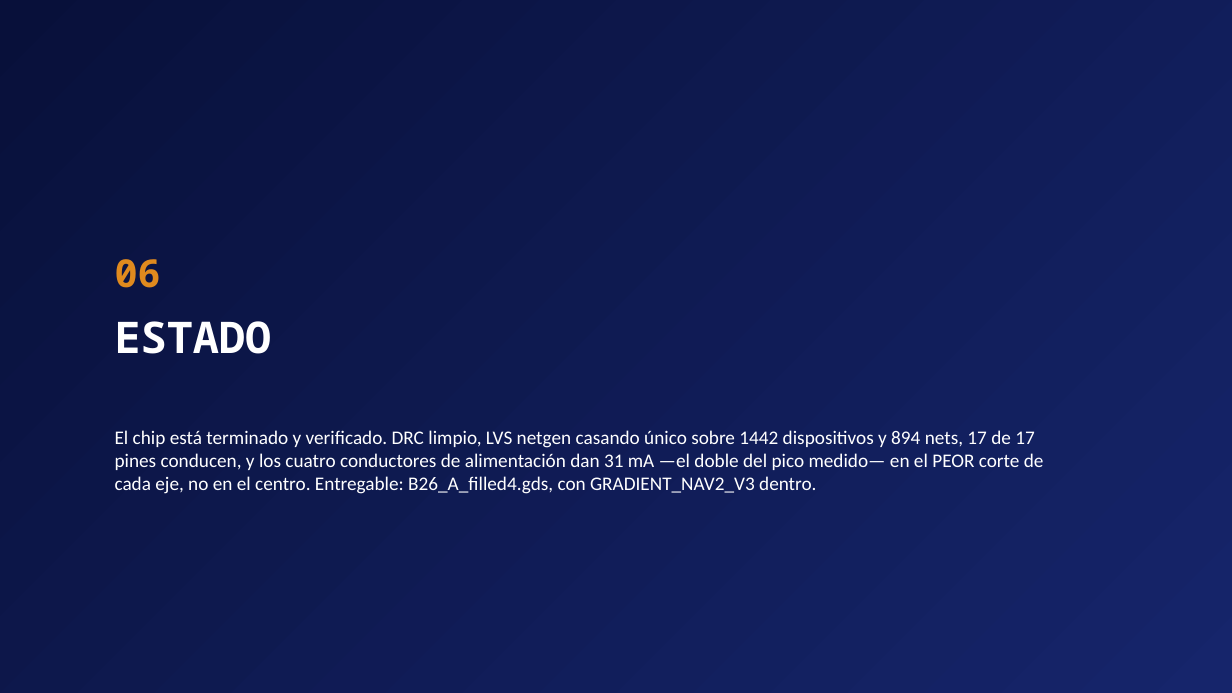
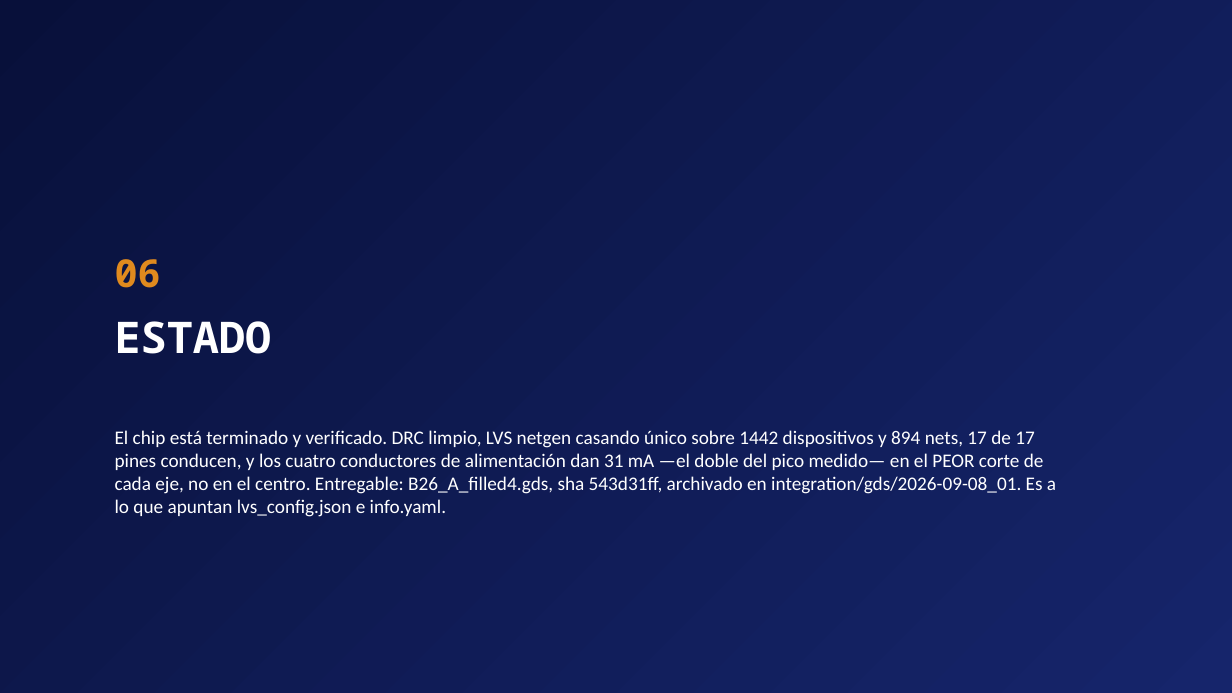
Before and after one commit to AnBuiUCI/sscs-2026-zotnetic, a slide deck: slide 84 of FINAL/reportes/reporte_zotnetic_ES.pptx. Drawn at 1232x693 pixels with LibreOffice and Linux fonts; fonts in the diff are those of the drawing. Boxes give left, top, right and bottom in pixels: in the first picture for what was removed or moved away, otherwise in the second. Text is boxed around its words. In the diff, an @@ line names an element or a change of style, - is before the commit and + after.

```diff
--- a/FINAL/reportes/reporte_zotnetic_ES.pptx
+++ b/FINAL/reportes/reporte_zotnetic_ES.pptx
@@ text at <box>115,430,1056,517</box>: text changed @@
-El chip está terminado y verificado. DRC limpio, LVS netgen casando único sobre 1442 dispositivos y 894 nets, 17 de 17 pines conducen, y los cuatro conductores de alimentación dan 31 mA —el doble del pico medido— en el PEOR corte de cada eje, no en el centro. Entregable: B26_A_filled4.gds, con GRADIENT_NAV2_V3 dentro.
+El chip está terminado y verificado. DRC limpio, LVS netgen casando único sobre 1442 dispositivos y 894 nets, 17 de 17 pines conducen, y los cuatro conductores de alimentación dan 31 mA —el doble del pico medido— en el PEOR corte de cada eje, no en el centro. Entregable: B26_A_filled4.gds, sha 543d31ff, archivado en integration/gds/2026-09-08_01. Es a lo que apuntan lvs_config.json e info.yaml.
```
Also in this commit, not shown: 1 other slide changed, 5 other files.
